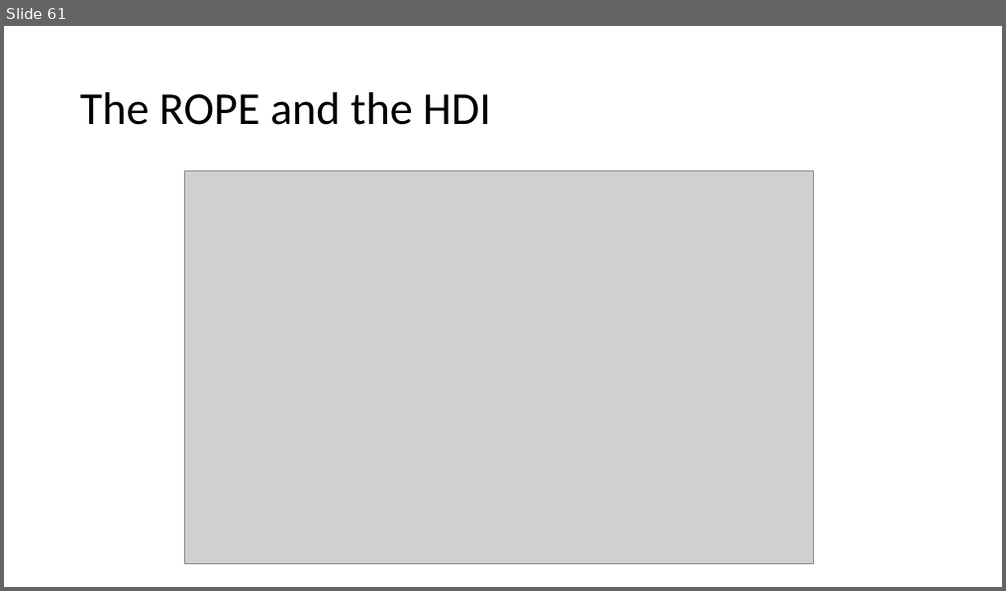
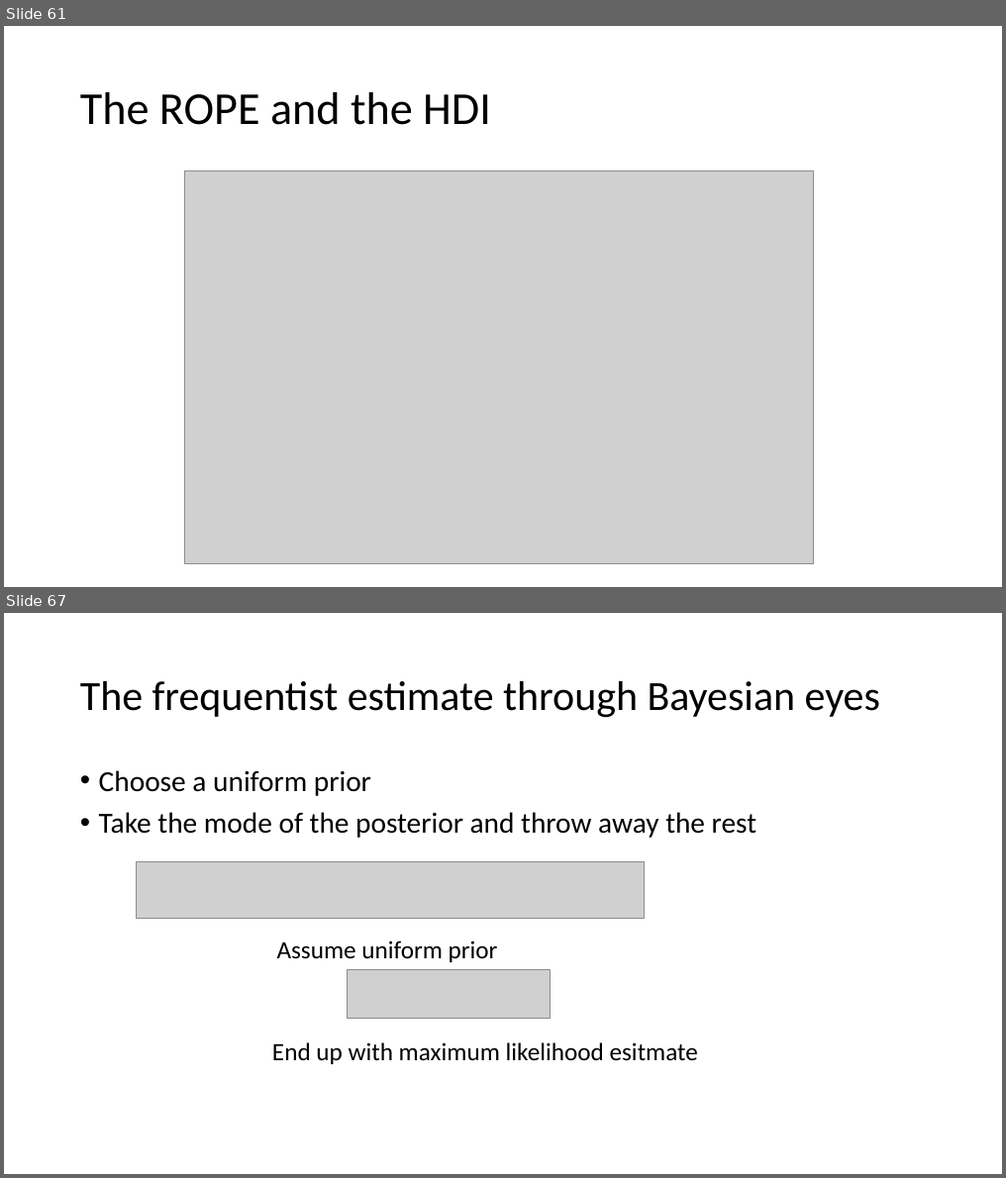
Before and after one commit to opherdonchin/StatisticalComputationAndAnalysis, a slide deck: Lectures/Lecture 3 PyMC and Sampling.pptx. Shown one above the other, each under a label of ours: slide 61 before the commit, slides 61 and 67 after it; the slides between them are not shown. The pictures are 1006x591 and 1006x1178 pixels, drawn with LibreOffice and Linux fonts; fonts in the diff are those of the drawing; grey boxes stand for pictures. Boxes give left, top, right and bottom in pixels: in the first picture for what was removed or moved away, otherwise in the second. Text is boxed around its words. In the diff, an @@ line names an element or a change of style, - is before the commit and + after.

```diff
--- a/Lectures/Lecture 3 PyMC and Sampling.pptx
+++ b/Lectures/Lecture 3 PyMC and Sampling.pptx
@@ slide 67 added at [4,613,1002,1174], background #FFFFFF @@
@@ title added at [80,681,880,718], 40 pt, text #000000 @@
+The frequentist estimate through Bayesian eyes
@@ text added at [99,770,756,838], 28 pt, text #000000 @@
+• Choose a uniform prior
+• Take the mode of the posterior and throw away the rest
@@ picture added at [136,861,644,918] @@
@@ text added at [277,941,498,962], 24 pt, text #000000 @@
+Assume uniform prior
@@ picture added at [347,969,549,1019] @@
@@ text added at [272,1043,698,1064], 24 pt, text #000000 @@
+End up with maximum likelihood esitmate
```
Also in this commit, not shown: 6 slides changed, 6 other slides added, 5 other files.
